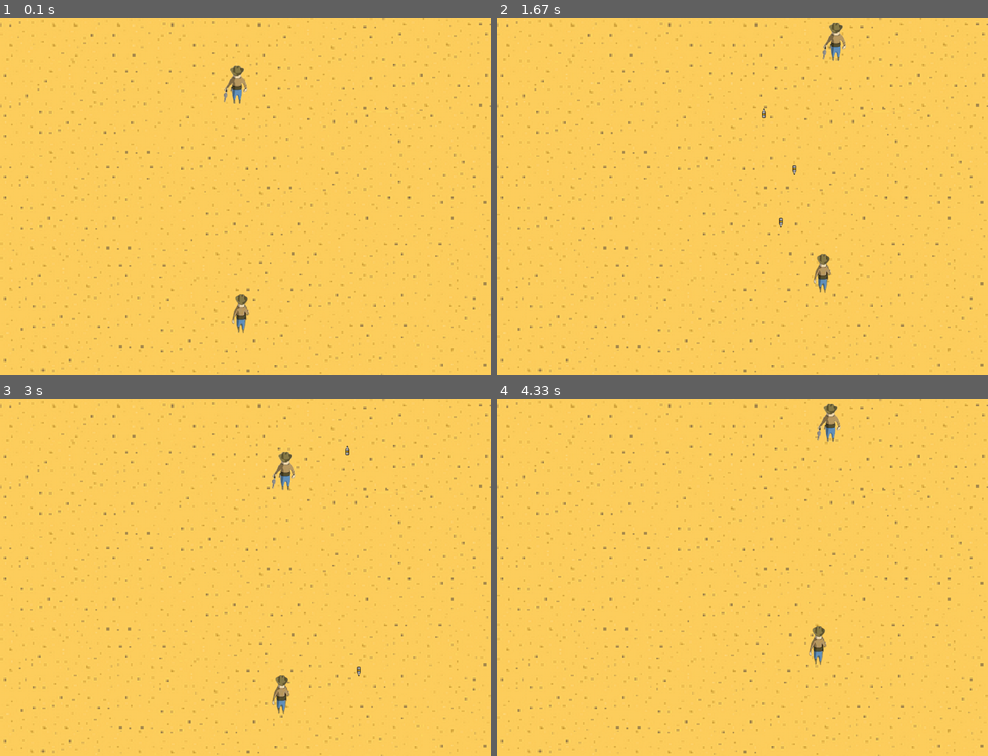
Above: before the commit, frames 1-4 (two rows, left to right).
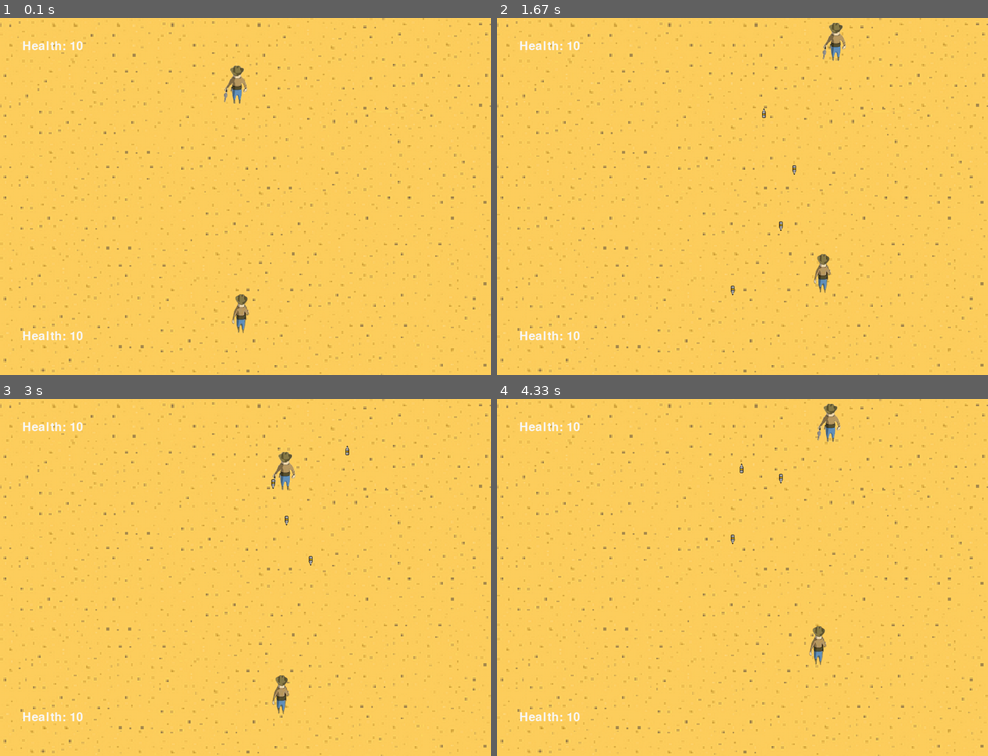
Above: after the commit, the same moments.

Repository: Ivailo2707/Pygame_Project_Cowboy
Game: pygame game, started from main.py
Two runs of this game, one before a commit and one after it. Both use one fixed random seed, a clock stepped at 60 frames per second and the inputs below.
Inputs:
- Up to frame 1 (0.1 s): no input
- Up to frame 2 (1.67 s): tap Ctrl at 0.33, 0.82 s; hold Right 0.67-1.13 s; hold D 0.67-1.13 s; tap Right Ctrl at 0.73, 1.03, 1.23, 1.57 s; hold Up 1.17-1.47 s; hold W 1.17-1.47 s; hold Right from 1.5 s (still down); hold D from 1.5 s (still down)
- Up to frame 3 (3 s): tap Right Ctrl at 1.87, 2.07, 2.37, 2.63, 2.97 s; release Right at 1.97 s; release D at 1.97 s; hold Left 2-2.53 s; hold A 2-2.53 s; tap Ctrl at 2.15 s; hold Down 2.57-2.87 s; hold S 2.57-2.87 s; hold Left from 2.9 s (still down); hold A from 2.9 s (still down)
- Up to frame 4 (4.33 s): tap Right Ctrl at 3.27, 3.4, 3.8, 4.1 s; release Left at 3.3 s; release A at 3.3 s; hold Up 3.33-3.7 s; hold W 3.33-3.7 s; tap Ctrl at 3.48 s; hold Right from 3.73 s (still down); hold D from 3.73 s (still down)

The runs differ from the first frame. In frame 1, 0.3% of the frame differs, in the area x 4-17%, y 6-91%; in frame 2, 0.3%; in frame 3, 0.4%, in the area x 4-74%, y 6-91%; in frame 4, 0.4%.

Commit message:
Working on health

Diff:
--- a/Game_Controller.py
+++ b/Game_Controller.py
@@ -25,10 +25,15 @@
             if self._P2.get_rect().colliderect(bullet):
                 pygame.event.post(pygame.event.Event(self._P2_HIT))
                 self._P1_bullets.remove(bullet)
+            elif bullet.y < 0:
+                self._P1_bullets.remove(bullet)
+
         for bullet in self._P2_bullets:
             bullet.y += self._BVEL
             if self._P1.get_rect().colliderect(bullet):
                 pygame.event.post(pygame.event.Event(self._P1_HIT))
+                self._P2_bullets.remove(bullet)
+            elif bullet.y > HEIGHT:
                 self._P2_bullets.remove(bullet)
 
 
@@ -64,4 +69,20 @@
                 if event.key == pygame.K_RCTRL and len(self._P2_bullets) < 3:
                     bullet = pygame.Rect(self._P2.get_x(), self._P2.get_y() + 50, 10, 5)
                     self._P2_bullets.append(bullet)
+
+            if event.type == self._P2_HIT:
+                self._P2.take_normal_damage()
+
+            if event.type == self._P1_HIT:
+                self._P1.take_normal_damage()
+
+        winner_text = ""
+        if self._P2.get_health() <= 0:
+            winner_text = "Player 1 wins!"
+        if self._P1.get_health() <= 0:
+            winner_text = "Player 2 wins!"
+
+        if winner_text != "":
+            pass
+
         self.handle_bullets()
--- a/Player1.py
+++ b/Player1.py
@@ -3,9 +3,10 @@
 
 WIDTH, HEIGHT = 1100, 800
 
+pygame.font.init()
+
 class Player1:
     def __init__(self, x, y, width, height, p1_image):
-        self._rect = pygame.Rect(x, y, width, height)
         self._x = x
         self._y = y
         self._width = width
@@ -13,15 +14,12 @@
         self._VEL = 5
         self._p1_image = p1_image
         self._health = 10
-        self.bullets = []
+        self._health_font = pygame.font.SysFont('comicsans', 40)
+        self._white = (250, 250, 250)
 
     def draw(self, window):
         player_image = pygame.transform.scale(self._p1_image, (self._width, self._height))
         window.blit(player_image ,(self._x, self._y, self._width, self._height))
-
-    def get_rect(self):
-        return self._rect
-
 
     def get_width(self):
         return self._width
@@ -46,3 +44,17 @@
 
     def get_y(self):
         return self._y
+
+    def get_rect(self):
+        return pygame.Rect(self._x, self._y, self._width, self._height)
+
+    def take_normal_damage(self):
+        self._health -= 1
+        return self._health
+
+    def get_health(self):
+        return self._health
+
+    def draw_health(self, window):
+        p1_health_text = self._health_font.render("Health: " + str(self._health), 1, self._white)
+        window.blit(p1_health_text, (50, 700))
--- a/Player2.py
+++ b/Player2.py
@@ -1,26 +1,25 @@
 import pygame
 
+pygame.font.init()
 
 WIDTH, HEIGHT = 1100, 800
 
 class Player2:
     def __init__(self, x, y, width, height, p2_image):
-        self._rect = pygame.Rect(x, y, width, height)
         self._x = x
         self._y = y
         self._width = width
         self._height = height
         self._VEL = 6
         self._p2_image = p2_image
-        self.bullets = []
         self._health = 10
+        self._health_font = pygame.font.SysFont('comicsans', 40)
+        self._white = (250, 250, 250)
 
     def draw(self, window):
         player_image = pygame.transform.scale(self._p2_image, (self._width, self._height))
         window.blit(player_image ,(self._x, self._y, self._width, self._height))
 
-    def get_rect(self):
-        return self._rect
 
     def get_width(self):
         return self._width
@@ -45,3 +44,16 @@
 
     def get_y(self):
         return self._y
+
+    def get_rect(self):
+        return pygame.Rect(self._x, self._y, self._width, self._height)
+
+    def take_normal_damage(self):
+        self._health -= 1
+
+    def get_health(self):
+        return self._health
+
+    def draw_health(self, window):
+        p1_health_text = self._health_font.render("Health: " + str(self._health), 1, self._white)
+        window.blit(p1_health_text, (50, 50))
--- a/main.py
+++ b/main.py
@@ -3,6 +3,8 @@
 from Player1 import Player1
 from Player2 import Player2
 from Game_Controller import Game_Controller
+
+pygame.font.init()
 
 WIDTH, HEIGHT = 1100, 800
 WIN = pygame.display.set_mode((WIDTH, HEIGHT))
@@ -10,6 +12,7 @@
 
 PLAYER_1_IMAGE = pygame.image.load(os.path.join('Assets', 'Player_1.png'))
 PLAYER_2_IMAGE = pygame.image.load(os.path.join('Assets', 'Player_2.png'))
+
 
 P1 = Player1(WIDTH/2 - 60, 600, 100, 130, PLAYER_1_IMAGE)
 P2 = Player2(WIDTH/2 - 60, 100, 80, 100, PLAYER_2_IMAGE)
@@ -19,6 +22,8 @@
 
 def draw_window():
     WIN.blit(DESERT, (0, 0))
+    P1.draw_health(WIN)
+    P2.draw_health(WIN)
     P1.draw(WIN)
     P2.draw(WIN)
     GaCtrl.draw_bullets(WIN)
